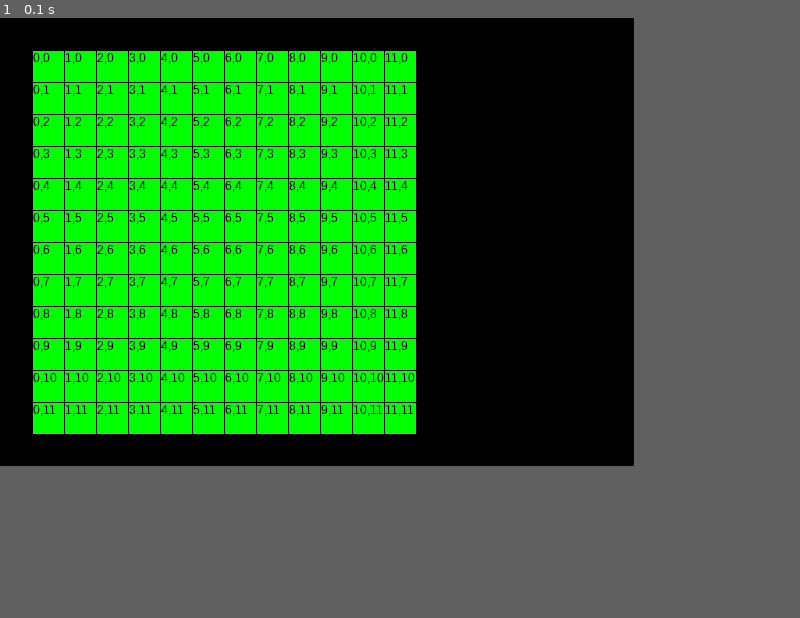
Above: before the commit, frame 1.
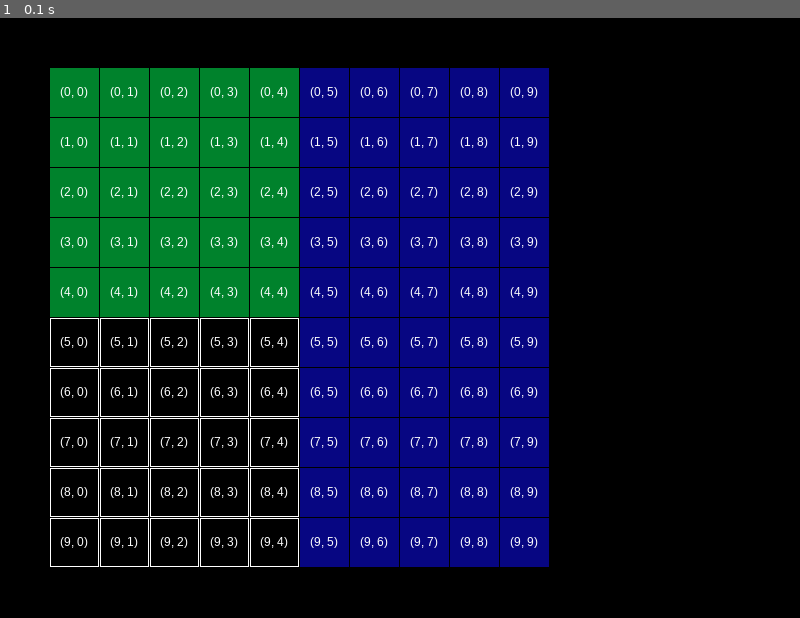
Above: after the commit, the same moment.

Repository: PrometheusBork/AI-RTS-PROJECT
Game: pygame game, started from src/main.py
The game is run twice, just before and just after one commit, with the same random seed, the same clock (stepped at 60 frames per second) and the same inputs.
Inputs:
- Up to frame 1 (0.1 s): no input
In our replay, the window is 634x448 before the commit and 800x600 after it. These sizes can differ from the game's own. Grey fills any space a smaller window leaves; there, only what the larger window draws over its background counts as a difference.

The runs differ from the first frame. In frame 1, 47% of the frame differs, in the area x 4-69%, y 5-92%.

Commit message:
Improved Game Loop

Diff:
--- /dev/null
+++ b/src/game/GameEngine.py
@@ -0,0 +1,23 @@
+import pygame
+
+
+class GameEngine:
+    def __init__(self, game_world, game_render):
+        self.game_world = game_world
+        self.game_render = game_render
+        self.running = True
+        self.clock = pygame.time.Clock()
+
+    def run(self):
+        while self.running:
+            self.handle_events()
+            self.render()
+            self.clock.tick(60)
+
+    def handle_events(self):
+        for event in pygame.event.get():
+            if event.type == pygame.QUIT:
+                self.running = False
+
+    def render(self):
+        self.game_render.render(self.game_world)
--- a/src/game/GameLoop.py
+++ /dev/null
@@ -1,11 +0,0 @@
-class GameLoop:
-    def __init__(self, game):
-        self.game = game
-        self.running = True
-
-    def start(self):
-        while self.running:
-            self.game.draw()
-
-    def stop(self):
-        self.running = False
--- /dev/null
+++ b/src/game/GameRender.py
@@ -0,0 +1,54 @@
+import pygame
+
+from src.game.tiles.GrassTile import GrassTile
+from src.game.tiles.WaterTile import WaterTile
+
+DEBUG_MODE = True
+
+
+class GameRender:
+    def __init__(self, screen_size, grid_size, tile_size):
+        pygame.init()
+        self.screen_size = screen_size
+        self.grid_size = grid_size
+        self.tile_size = tile_size
+        self.font = pygame.font.SysFont('Arial', 12)
+        self.screen = pygame.display.set_mode(screen_size)
+        pygame.display.set_caption("Game")
+
+    def render(self, game_world):
+        self.screen.fill((0, 0, 0))
+        self.render_grid(game_world)
+
+        pygame.display.flip()
+
+    def render_grid(self, game_world):
+        for row in range(self.grid_size[0]):
+            for col in range(self.grid_size[1]):
+                tile = game_world.map[row][col]
+                tile_rect = pygame.Rect(col * self.tile_size + self.tile_size, row * self.tile_size + self.tile_size,
+                                        self.tile_size - 1, self.tile_size - 1)
+                self.render_tile(tile, tile_rect)
+
+                # Render game objects on the tile
+                for game_object in tile.game_objects:
+                    self.render_game_object(game_object, tile_rect)
+
+    def render_tile(self, tile, tile_rect):
+        if isinstance(tile, GrassTile):
+            pygame.draw.rect(self.screen, (0, 130, 44), tile_rect)
+        elif isinstance(tile, WaterTile):
+            pygame.draw.rect(self.screen, (7, 6, 130), tile_rect)
+        else:
+            pygame.draw.rect(self.screen, (255, 255, 255), tile_rect, 1)
+
+        if DEBUG_MODE:
+            text = self.font.render(f"({tile.row}, {tile.col})", True, (255, 255, 255))
+            text_rect = text.get_rect(center=tile_rect.center)
+            self.screen.blit(text, text_rect)
+
+    def render_game_object(self, game_object, tile_rect):
+        pass
+
+    def quit(self):
+        pygame.quit()
--- a/src/game/GridMap.py
+++ b/src/game/GridMap.py
@@ -1,22 +1,6 @@
-import pygame
-
 from src.game.tiles.Tile import Tile
 
 
 class GridMap:
-    def __init__(self, grid_size=12, tick_rate=12):
-        self.window = pygame.init()
-        self.window = pygame.display.set_mode((grid_size * 32 + 250, grid_size * 32 + 64))
-        self.grid_size = grid_size
-        self.clock = pygame.time.Clock()
-        self.clock.tick(tick_rate)
-        self.map = [[Tile(row, col) for col in range(self.grid_size)] for row in range(self.grid_size)]
-
-    def draw(self):
-        self.__draw_grid()
-        pygame.display.flip()
-
-    def __draw_grid(self):
-        for row in range(self.grid_size):
-            for col in range(self.grid_size):
-                self.map[row][col].draw(self.window)
+    def __init__(self, grid_size):
+        self.map = [[Tile(row, col) for col in range(grid_size[1])] for row in range(grid_size[0])]
--- /dev/null
+++ b/src/game/tiles/GrassTile.py
@@ -0,0 +1,8 @@
+from src.game.tiles.Tile import Tile
+
+
+class GrassTile(Tile):
+    def __init__(self, row, col):
+        super().__init__(row, col)
+        self.tile_type = "Grass"
+        self.is_walkable = True
--- a/src/game/tiles/Tile.py
+++ b/src/game/tiles/Tile.py
@@ -1,20 +1,16 @@
-import pygame.font
-import pygame
-
-
 class Tile:
     def __init__(self, row, col):
-        self.TileType = None
+        self.tile_type = None
         self.row = row
         self.col = col
-        self.width = 32
-        self.height = 32
-        self.color = (0, 255, 0)
-        self.isWalkable = True
-        self.font = pygame.font.SysFont('arial', 12)
-        self.label = str(row) + ',' + str(col)
-        self.text = self.font.render(self.label, True, (0, 0, 0))
+        self.game_objects = []
+        self.is_walkable = False
 
-    def draw(self, screen):
-        pygame.draw.rect(screen, self.color, (32 + self.row * self.width + 1, 32 + self.col * self.height + 1, self.width - 1, self.height - 1))
-        screen.blit(self.text, (32 + self.row * self.width + 1, 32 + self.col * self.height + 1))
+    def add_game_object(self, game_object):
+        self.game_objects.append(game_object)
+
+    def remove_game_object(self, game_object):
+        self.game_objects.remove(game_object)
+
+    def is_empty(self):
+        return len(self.game_objects) == 0
--- /dev/null
+++ b/src/game/tiles/WaterTile.py
@@ -0,0 +1,8 @@
+from src.game.tiles.Tile import Tile
+
+
+class WaterTile(Tile):
+    def __init__(self, row, col):
+        super().__init__(row, col)
+        self.tile_type = "Water"
+        self.is_walkable = False
--- a/src/main.py
+++ b/src/main.py
@@ -1,7 +1,32 @@
-from src.game.GameLoop import GameLoop
+from src.game.GameEngine import GameEngine
 from src.game.GridMap import GridMap
+from src.game.GameRender import GameRender
+from src.game.tiles.GrassTile import GrassTile
+from src.game.tiles.WaterTile import WaterTile
 
-game = GridMap(grid_size=12)
+grid_size = (10, 10)
+tile_size = 50
+screen_size = (grid_size[0] * tile_size + (2 * tile_size) + 200, grid_size[1] * tile_size + (2 * tile_size))
 
-loop = GameLoop(game)
-loop.start()
+# Create a GameWorld instance
+game_world = GridMap(grid_size)
+
+# Map
+for row in range(5):
+    for col in range(5):
+        tile = GrassTile(row, col)
+        game_world.map[row][col] = tile
+
+for row in range(0, 10):
+    for col in range(5, 10):
+        tile = WaterTile(row, col)
+        game_world.map[row][col] = tile
+
+# Create Game Render instance
+game_render = GameRender(screen_size, grid_size, tile_size)
+
+# Create Game Engine instance
+game_engine = GameEngine(game_world, game_render)
+
+# Start the game loop
+game_engine.run()
